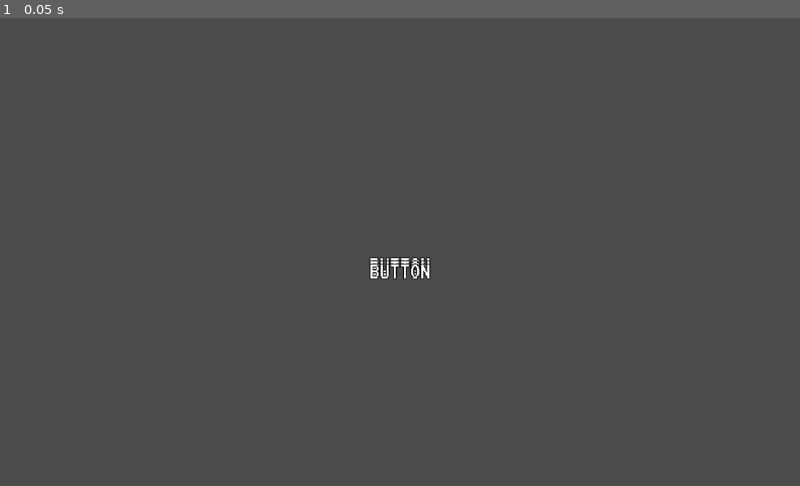
Above: before the commit, frame 1.
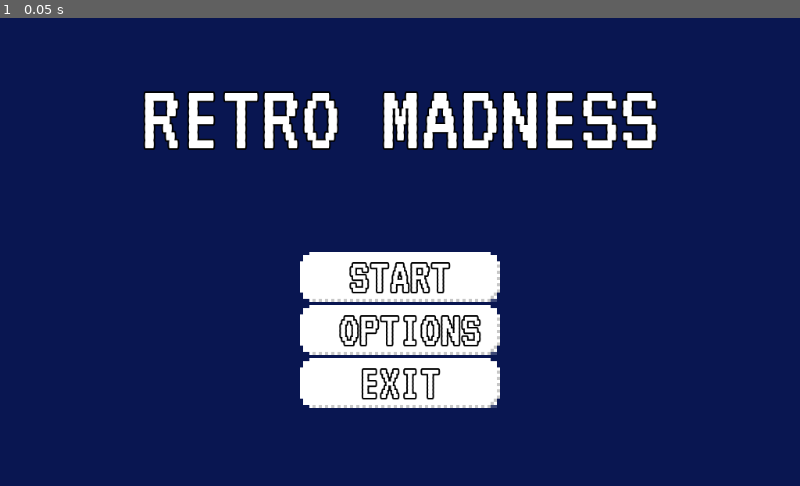
Above: after the commit, the same moment.

Repository: MetRiko/TK-Jam-2022
Game: Godot game, scene res://Scenes/UI.tscn
Same seed, same stepped clock (60 frames per second), same inputs: the game is played once before the commit and once after it. This scene is started directly instead of the project's main scene.
Inputs:
- Up to frame 1 (0.05 s): no input

The runs differ from the first frame. In frame 1, 100% of the frame differs, in the area x 0-100%, y 0-100%.

Commit message:
Add background, fix button position

Diff:
--- a/DefaultFont.tres
+++ b/DefaultFont.tres
@@ -3,7 +3,7 @@
 [ext_resource path="res://VT323-Regular.ttf" type="DynamicFontData" id=1]
 
 [resource]
-size = 32
-outline_size = 1
+size = 64
+outline_size = 2
 outline_color = Color( 0, 0, 0, 1 )
 font_data = ExtResource( 1 )
--- a/Scenes/Button.tscn
+++ b/Scenes/Button.tscn
@@ -4,15 +4,20 @@
 [ext_resource path="res://DefaultFont.tres" type="DynamicFont" id=2]
 
 [node name="Start" type="TextureButton"]
-self_modulate = Color( 0.619608, 0.619608, 0.619608, 1 )
 margin_right = 128.0
 margin_bottom = 32.0
 texture_normal = ExtResource( 1 )
 expand = true
 
 [node name="RichTextLabel" type="Label" parent="."]
-anchor_right = 1.0
-anchor_bottom = 1.0
+anchor_left = 0.5
+anchor_top = 0.5
+anchor_right = 0.5
+anchor_bottom = 0.5
+margin_left = -78.0
+margin_top = -32.5
+margin_right = 78.0
+margin_bottom = 32.5
 custom_fonts/font = ExtResource( 2 )
 text = "Button"
 align = 1
--- a/Scenes/UI.tscn
+++ b/Scenes/UI.tscn
@@ -1,30 +1,77 @@
-[gd_scene load_steps=2 format=2]
+[gd_scene load_steps=5 format=2]
 
 [ext_resource path="res://Scenes/Button.tscn" type="PackedScene" id=1]
+[ext_resource path="res://VT323-Regular.ttf" type="DynamicFontData" id=2]
+[ext_resource path="res://Sprites/pixelFullSquare.png" type="Texture" id=3]
+
+[sub_resource type="DynamicFont" id=1]
+size = 128
+outline_size = 2
+outline_color = Color( 0, 0, 0, 1 )
+font_data = ExtResource( 2 )
 
 [node name="UI" type="Control"]
 anchor_right = 1.0
 anchor_bottom = 1.0
 
-[node name="VBoxContainer" type="VBoxContainer" parent="."]
+[node name="TextureRect" type="TextureRect" parent="."]
+modulate = Color( 0.0392157, 0.0901961, 0.321569, 1 )
+anchor_right = 1.0
+anchor_bottom = 1.0
+texture = ExtResource( 3 )
+stretch_mode = 1
+
+[node name="Title" type="Label" parent="."]
+anchor_left = 0.5
+anchor_right = 0.5
+margin_left = -331.5
+margin_top = 64.0
+margin_right = 331.5
+margin_bottom = 129.0
+custom_fonts/font = SubResource( 1 )
+text = "Retro Madness"
+uppercase = true
+
+[node name="ButtonContainer" type="VBoxContainer" parent="."]
 anchor_left = 0.5
 anchor_top = 1.0
 anchor_right = 0.5
 anchor_bottom = 1.0
-margin_left = -100.0
+margin_left = -128.0
 margin_top = -300.0
-margin_right = 100.0
 margin_bottom = -200.0
 
-[node name="Start" parent="VBoxContainer" instance=ExtResource( 1 )]
-margin_right = 200.0
+[node name="Start" parent="ButtonContainer" instance=ExtResource( 1 )]
+margin_right = 256.0
+margin_bottom = 64.0
+rect_min_size = Vector2( 256, 64 )
+stretch_mode = 4
 
-[node name="Start2" parent="VBoxContainer" instance=ExtResource( 1 )]
-margin_top = 64.0
-margin_right = 200.0
-margin_bottom = 96.0
+[node name="RichTextLabel" parent="ButtonContainer/Start" index="0"]
+text = "Start
+"
 
-[node name="Start3" parent="VBoxContainer" instance=ExtResource( 1 )]
-margin_top = 128.0
-margin_right = 200.0
-margin_bottom = 160.0
+[node name="Options" parent="ButtonContainer" instance=ExtResource( 1 )]
+margin_top = 68.0
+margin_right = 256.0
+margin_bottom = 132.0
+rect_min_size = Vector2( 256, 64 )
+stretch_mode = 4
+
+[node name="RichTextLabel" parent="ButtonContainer/Options" index="0"]
+text = "Options
+"
+
+[node name="Exit" parent="ButtonContainer" instance=ExtResource( 1 )]
+margin_top = 136.0
+margin_right = 256.0
+margin_bottom = 200.0
+rect_min_size = Vector2( 256, 64 )
+stretch_mode = 4
+
+[node name="RichTextLabel" parent="ButtonContainer/Exit" index="0"]
+text = "Exit"
+
+[editable path="ButtonContainer/Start"]
+[editable path="ButtonContainer/Options"]
+[editable path="ButtonContainer/Exit"]
